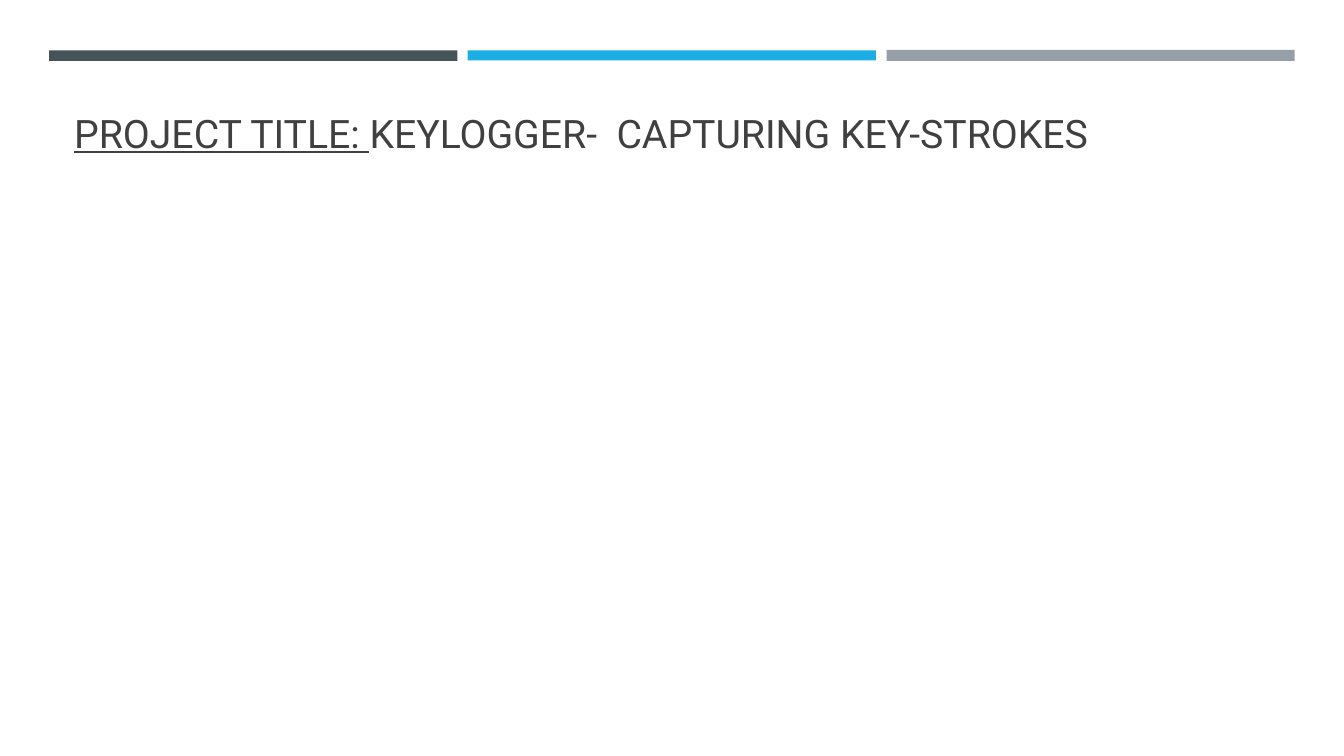
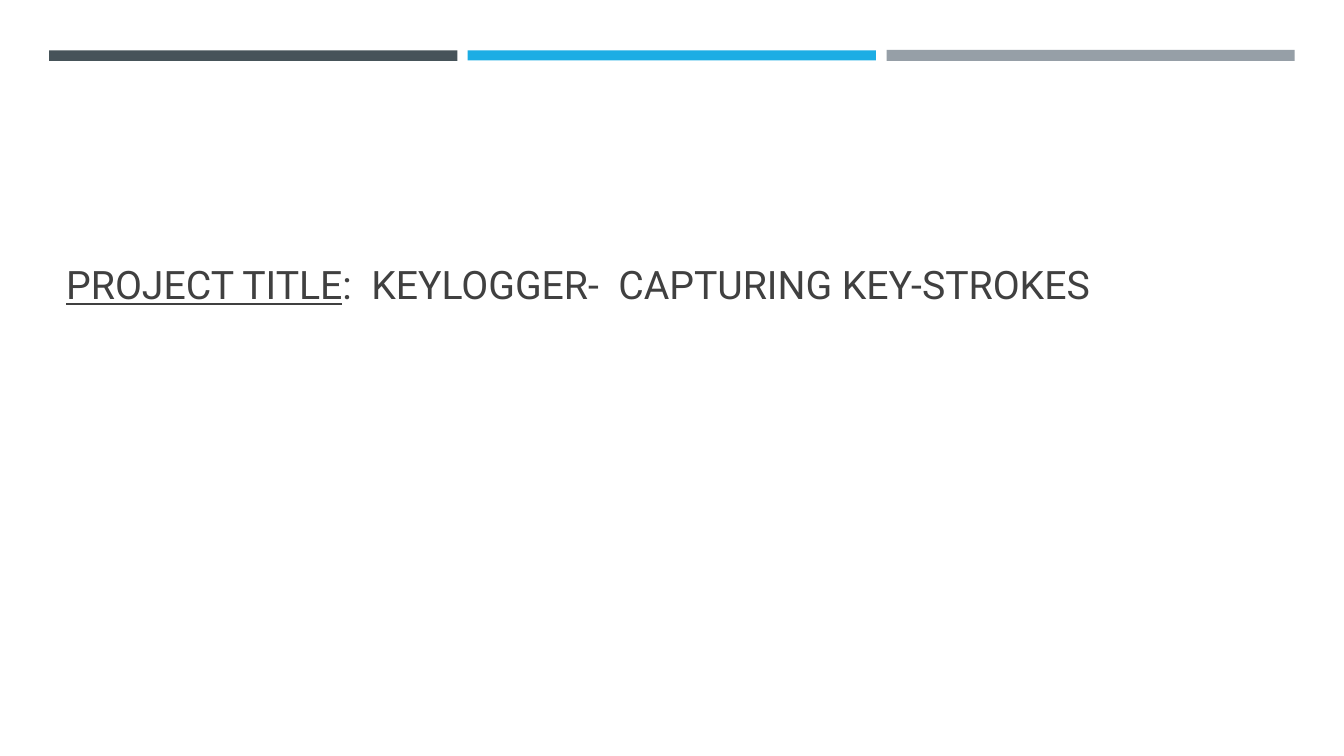
Before and after one commit to BanteiNongsiej/Keylogger, a slide deck: slide 2 of Keylogger_Project.pptx (slide 1 before the commit). Drawn at 1344x756 pixels with LibreOffice and Linux fonts; fonts in the diff are those of the drawing. Boxes give left, top, right and bottom in pixels: in the first picture for what was removed or moved away, otherwise in the second. Text is boxed around its words. In the diff, an @@ line names an element or a change of style, - is before the commit and + after.

```diff
--- a/Keylogger_Project.pptx
+++ b/Keylogger_Project.pptx
@@ title "PROJECT TITLE: KEYLOGGER- CAPTURING KEY-STROKES": place and size @@
-title "PROJECT TITLE: KEYLOGGER- CAPTURING KEY-STROKES" at [74,119,1088,153]
+title "PROJECT TITLE: KEYLOGGER- CAPTURING KEY-STROKES" at [66,270,1090,305]
@@ title "PROJECT TITLE: KEYLOGGER- CAPTURING KEY-STROKES" at [66,270,1090,305]: underline off in "TITLE:" @@
```
Also in this commit, not shown: 4 other slides changed, 3 slides added, 2 slides removed, 4 other files.
